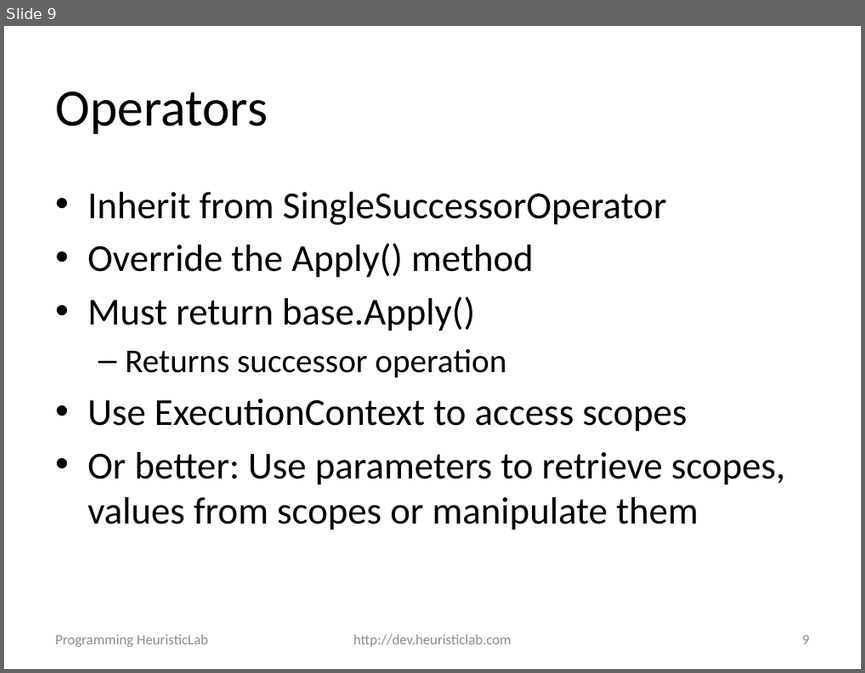
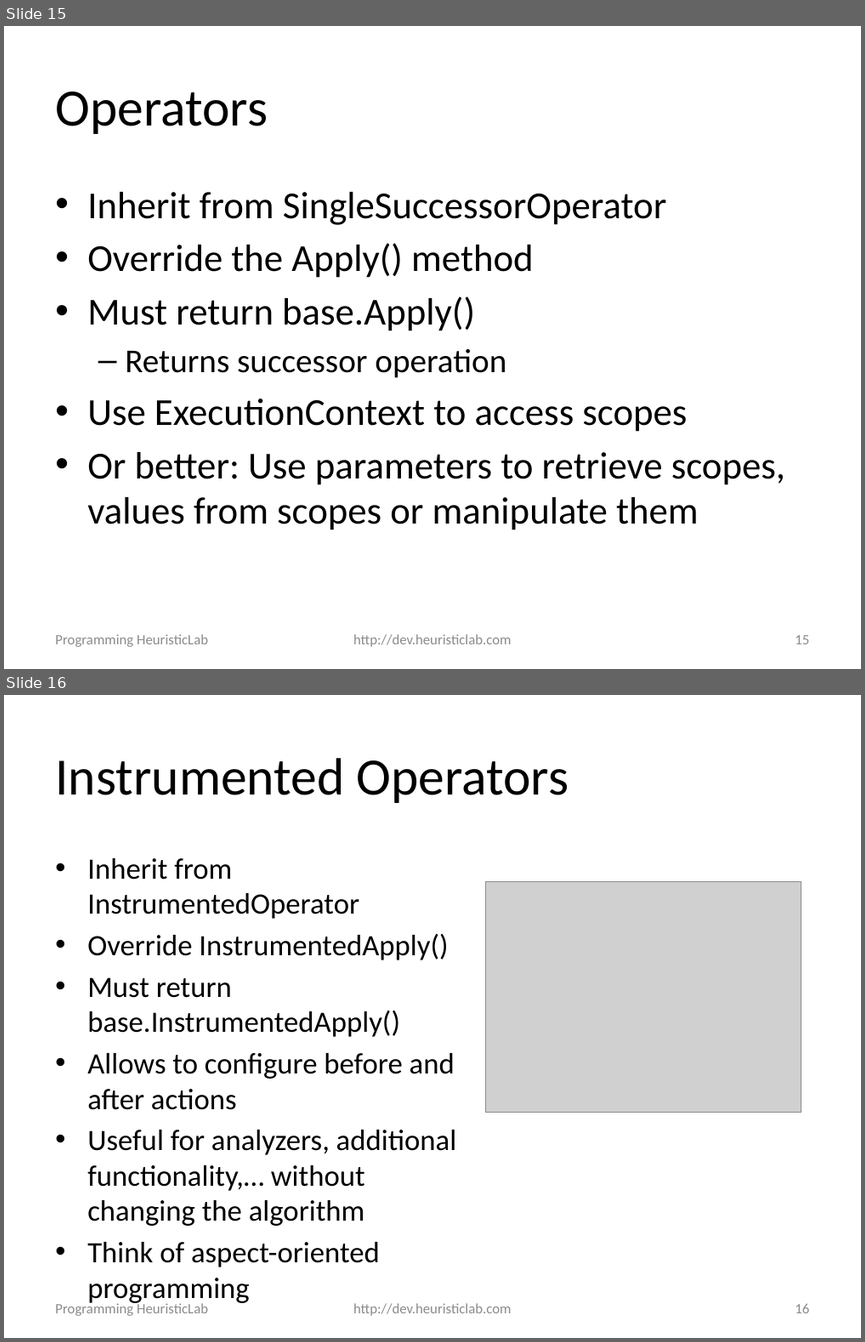
Before and after one commit to heal-research/HeuristicLab, a slide deck: documentation/Tutorials/Programming HeuristicLab - Algorithms and Problems.pptx. Shown one above the other, each under a label of ours: slide 9 before the commit, slides 15 and 16 after it. The pictures are 865x673 and 865x1342 pixels, drawn with LibreOffice and Linux fonts; fonts in the diff are those of the drawing; grey boxes stand for pictures; background and template pictures are left out. Boxes give left, top, right and bottom in pixels: in the first picture for what was removed or moved away, otherwise in the second. Text is boxed around its words. In the diff, an @@ line names an element or a change of style, - is before the commit and + after.

Commit message:
#2317 worked on programming slides

```diff
--- a/documentation/Tutorials/Programming HeuristicLab - Algorithms and Problems.pptx
+++ b/documentation/Tutorials/Programming HeuristicLab - Algorithms and Problems.pptx
@@ slide 16 added at (4, 695, 861, 1338), background #FFFFFF @@
@@ title added at (55, 758, 569, 803), 44 pt, text #000000 @@
+Instrumented Operators
@@ text added at (87, 858, 457, 1267), 24.8 pt, text #000000 @@
+  • Inherit from InstrumentedOperator
+• Override InstrumentedApply()
+• Must return base.InstrumentedApply()
+• Allows to configure before and after actions
+• Useful for analyzers, additional functionality,… without changing the algorithm
+• Think of aspect-oriented programming
@@ picture added at (485, 882, 801, 1112) @@
@@ text added at (55, 1302, 208, 1315), 12 pt, text #8C8C8C @@
+Programming HeuristicLab
@@ text added at (353, 1303, 511, 1315), 12 pt, text #8C8C8C @@
+http://dev.heuristiclab.com
@@ page number added at (794, 1304, 809, 1313), 12 pt, text #8C8C8C @@
+16
@@ what was slide 9 is now slide 15 @@
@@ page number at (794, 635, 809, 644): text changed @@
-9
+15
```
Also in this commit, not shown: 7 other slides added.
